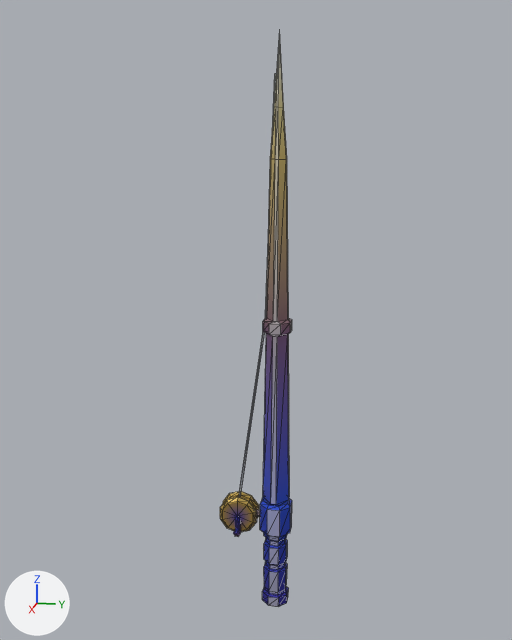
The glTF model web/public/assets/game/tools/rod-titanium.glb as it was, and as the next commit left it.
One viewpoint serves both versions: a 50 mm camera at (1.152, 0.193, 0.701) aimed at (-0.01, -0.039, 0.411). Arrows for +X, +Y and +Z are at lower left; the lights stay in place. The older version comes first. Mesh edges are drawn as thin lines. Vertices at exactly the same position are counted once.

The older version as bpy lines, for what is in view:
```python
mat_p_polished = bpy.data.materials.new('P_Polished')
mat_p_polished.use_nodes = True; mat_p_polished.node_tree.nodes.clear()
_N = mat_p_polished.node_tree.nodes; _L = mat_p_polished.node_tree.links
n0 = _N.new('ShaderNodeBsdfPrincipled'); n0.name = 'Principled BSDF'
n0.inputs[1].default_value = 0.45  # 'Metallic'
n0.inputs[2].default_value = 0.2  # 'Roughness'
n1 = _N.new('ShaderNodeOutputMaterial'); n1.name = 'Material Output'
n2 = _N.new('ShaderNodeVertexColor'); n2.name = 'Color Attribute'
_L.new(n0.outputs[0], n1.inputs[0])  # 'BSDF' to 'Surface'
_L.new(n2.outputs[0], n0.inputs[0])  # 'Color' to 'Base Color'
me_rod_titanium = bpy.data.meshes.new('rod-titanium')
me_rod_titanium.from_pydata(...)  # 300 vertices, 578 faces; spans x -0.028..0.043, y -0.102..0.028, z -0.126..0.875
me_rod_titanium.materials.append(mat_p_polished)
ob_rod_titanium = bpy.data.objects.new('rod-titanium', me_rod_titanium)
ob_rod_titanium.location = (0.0, 0.0, 0.0)
```
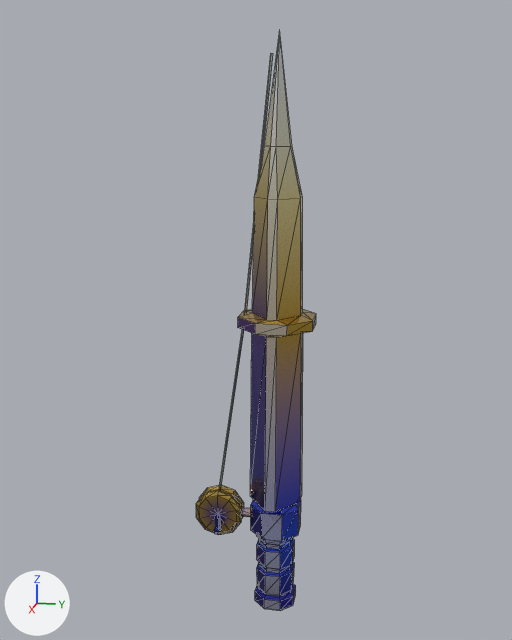
What differs and where, as boxes [x1, y1, x2, y2] in the pictures (512 x 640 px; the box of a moved part takes in the faces that stretch with it):
'rod-titanium', surface changed, reshaped (66% wider)
    before: [220, 31, 292, 607]
    after: [196, 30, 316, 611]
part 1 of me_rod_titanium, moved or reshaped (mostly hidden)
    before: [256, 510, 260, 517]
    after: [241, 508, 251, 517]
part 2 of me_rod_titanium, moved or reshaped
    before: [220, 491, 259, 532]
    after: [196, 485, 244, 535]
part 3 of me_rod_titanium, moved or reshaped
    before: [233, 517, 241, 536]
    after: [213, 515, 221, 534]
part 4 of me_rod_titanium, moved or reshaped
    before: [239, 31, 292, 607]
    after: [219, 30, 316, 611]
part 5 of me_rod_titanium, recoloured
    before: [233, 37, 292, 607]
    after: [213, 37, 316, 611]

What changed in the scene script:
```text
Change mat_p_polished:
    where n0 = _N.new('ShaderNodeBsdfPrincipled'); n0.name = 'Principled BSDF'
    n0.inputs[1].default_value: 0.45 -> 0.85  # 'Metallic'
Change me_rod_titanium:
    used by ob_rod_titanium; location = (0.0, 0.0, 0.0)
    remove me_rod_titanium.from_pydata(...)  # 300 vertices, 578 faces; spans x -0.028..0.043, y -0.102..0.028, z -0.126..0.875
    add me_rod_titanium.from_pydata(...)  # 300 vertices, 578 faces; spans x -0.063..0.063, y -0.148..0.063, z -0.126..0.875
    me_rod_titanium part 1: the loose piece of 10 vertices spanning x -0.007..0.007, y -0.056..-0.016, z 0.043..0.057 is scaled about its middle by (1.32, 1.58, 1.32), then moved by (0.0, -0.025, 0.0)
    me_rod_titanium part 2: the loose piece of 62 vertices spanning x -0.017..0.017, y -0.102..-0.034, z 0.014..0.086 is scaled about its middle by (1, 1.25, 1.25), then moved by (0.0, -0.037, 0.0)
    me_rod_titanium part 3: the loose piece of 23 vertices spanning x 0.016..0.043, y -0.072..-0.058, z 0.024..0.051 is moved by (0.0, -0.037, 0.0)
    me_rod_titanium part 4: 203 of 300 vertices moved; they spanned x -0.028..0.028, y -0.069..0.028, z -0.126..0.81 and now span x -0.063..0.063, y -0.106..0.063, z -0.126..0.84; mean shift (0.0, -0.001, -0.002); largest move (0.017, -0.003, 0.68) -> (0.053, -0.008, 0.62)
    me_rod_titanium part 5: 401 kept faces spanning x -0.063..0.063, y -0.109..0.063, z -0.12..0.875 get new vertex colours; the middle colour goes from blue #3147c7 to blue #324ed5
```
